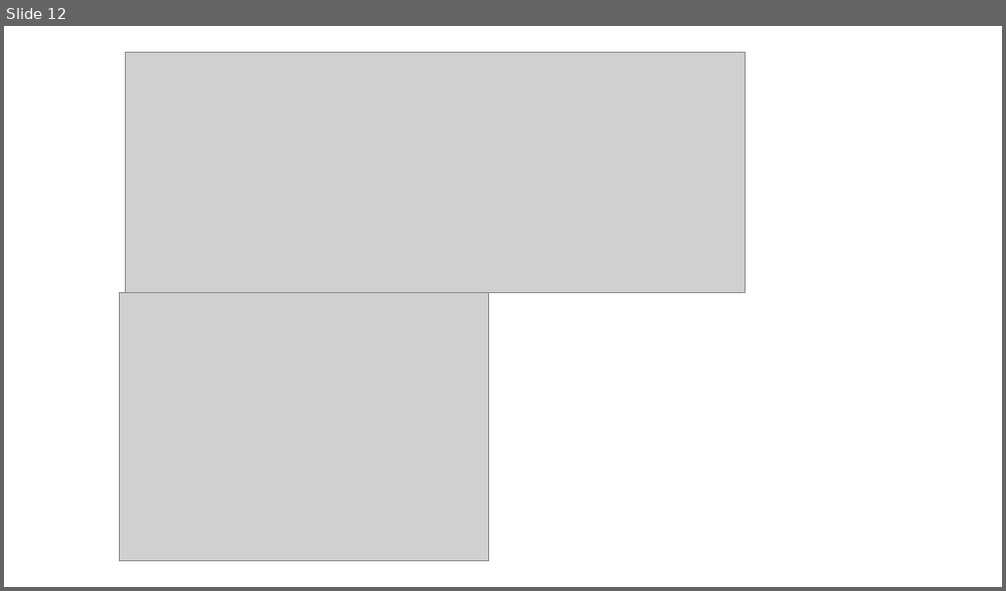
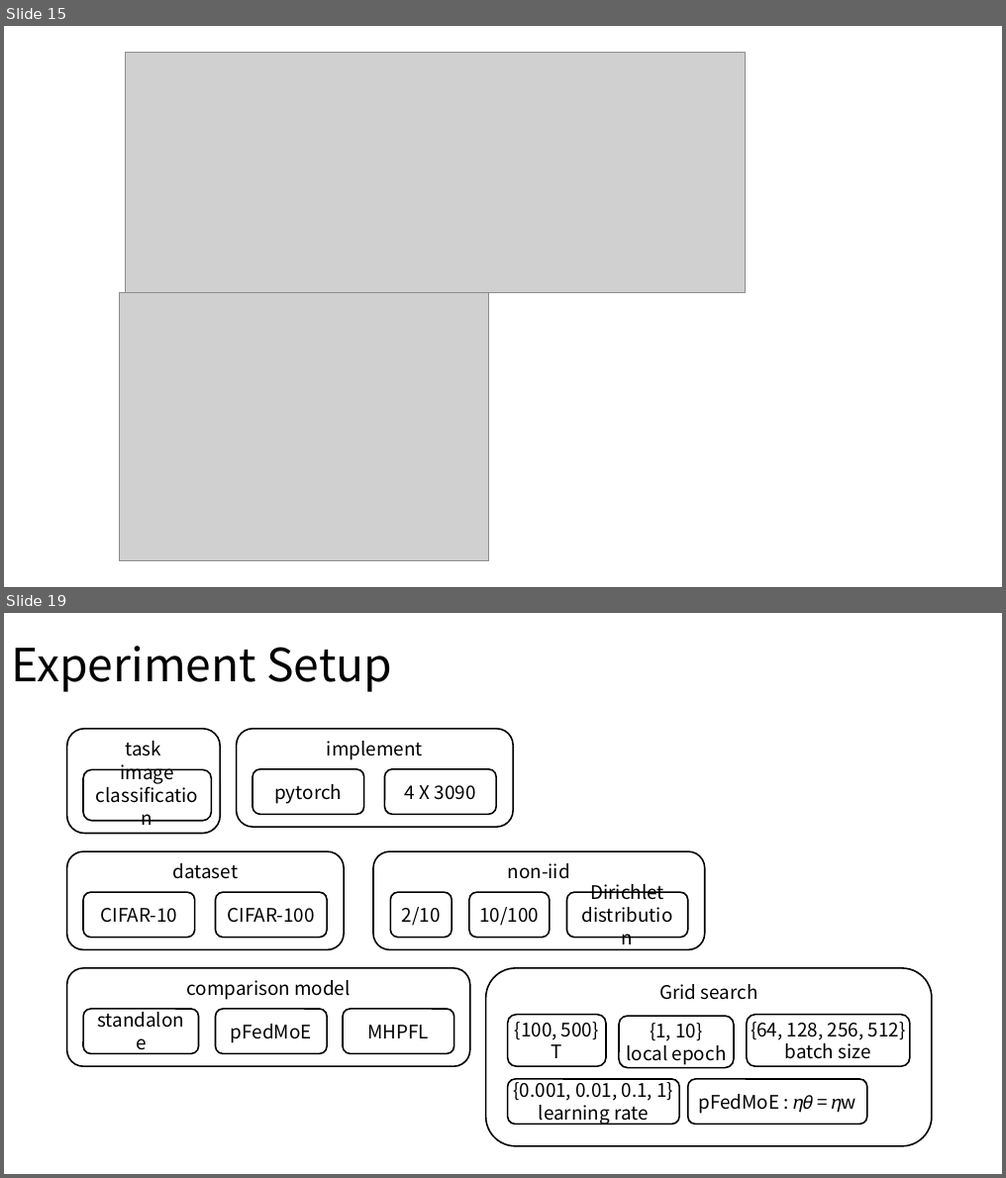
Before and after one commit to topaz11100/icon_semina, a slide deck: 0311/세미나발표.pptx. Shown one above the other, each under a label of ours: slide 12 before the commit, slides 15 and 19 after it; the slides between them are not shown. The pictures are 1006x591 and 1006x1178 pixels, drawn with LibreOffice and Linux fonts; fonts in the diff are those of the drawing; grey boxes stand for pictures. Boxes give left, top, right and bottom in pixels: in the first picture for what was removed or moved away, otherwise in the second. Text is boxed around its words. In the diff, an @@ line names an element or a change of style, - is before the commit and + after.

```diff
--- a/0311/세미나발표.pptx
+++ b/0311/세미나발표.pptx
@@ slide 19 added at box(4, 613, 1002, 1174), background #FFFFFF @@
@@ title added at box(12, 646, 392, 692), 44 pt, text #000000 @@
+Experiment Setup
@@ rounded rectangle added at box(67, 729, 220, 834), fill #FFFFFF, outline #000000 1.5 pt, 18 pt, text #000000 @@
+task
@@ rounded rectangle added at box(236, 729, 513, 827), fill #FFFFFF, outline #000000 1.5 pt, 18 pt, text #000000 @@
+implement
@@ rounded rectangle added at box(83, 770, 211, 821), fill #FFFFFF, outline #000000 1.5 pt, 18 pt, text #000000 @@
+image classification
@@ rounded rectangle added at box(252, 769, 364, 814), fill #FFFFFF, outline #000000 1.5 pt, 18 pt, text #000000 @@
+pytorch
@@ rounded rectangle added at box(385, 769, 497, 814), fill #FFFFFF, outline #000000 1.5 pt, 18 pt, text #000000 @@
+4 X 3090
@@ rounded rectangle added at box(67, 852, 344, 950), fill #FFFFFF, outline #000000 1.5 pt, 18 pt, text #000000 @@
+dataset
@@ rounded rectangle added at box(83, 892, 195, 937), fill #FFFFFF, outline #000000 1.5 pt, 18 pt, text #000000 @@
+CIFAR-10
@@ rounded rectangle added at box(215, 892, 327, 937), fill #FFFFFF, outline #000000 1.5 pt, 18 pt, text #000000 @@
+CIFAR-100
@@ group added at box(373, 852, 705, 950): 4 rounded rectangles @@
+non-iid
+2/10
+10/100
+Dirichlet distribution
@@ group added at box(67, 968, 469, 1066): 4 rounded rectangles @@
+comparison model
+standalone
+pFedMoE
+MHPFL
@@ group added at box(486, 968, 933, 1147): 6 rounded rectangles @@
+Grid search
+{100, 500}
+T
+{64, 128, 256, 512}
+batch size
+{0.001, 0.01, 0.1, 1}
+learning rate
+{1, 10}
+local epoch
+pFedMoE : 𝜂𝜃 = 𝜂w
@@ what was slide 12 is now slide 15 @@
```
Also in this commit, not shown: 8 slides changed, 8 other slides added, 3 slides removed.
